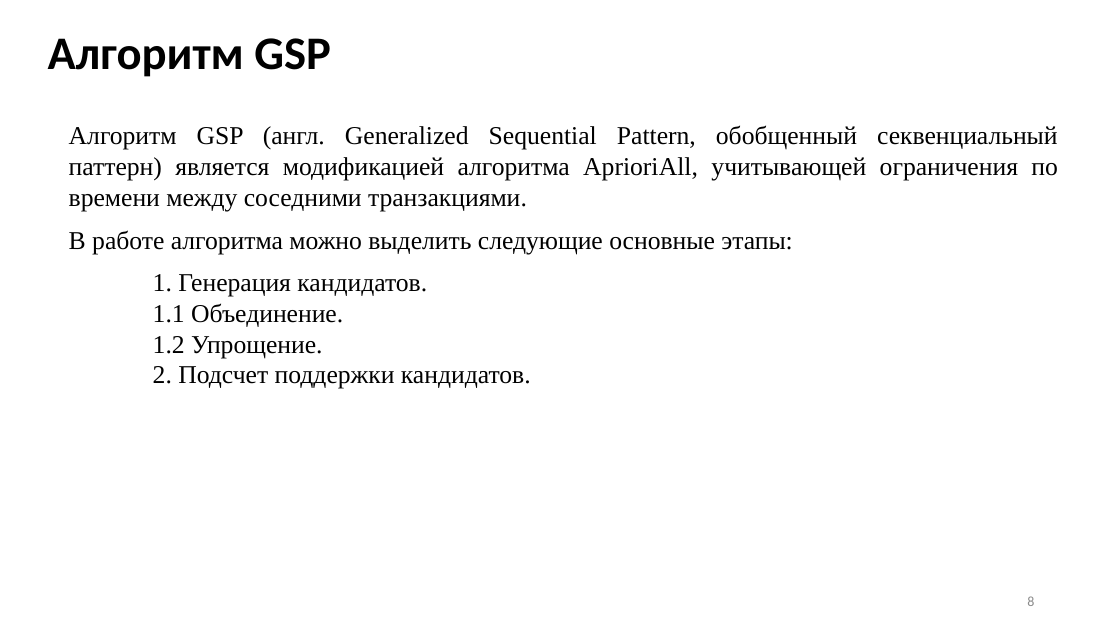
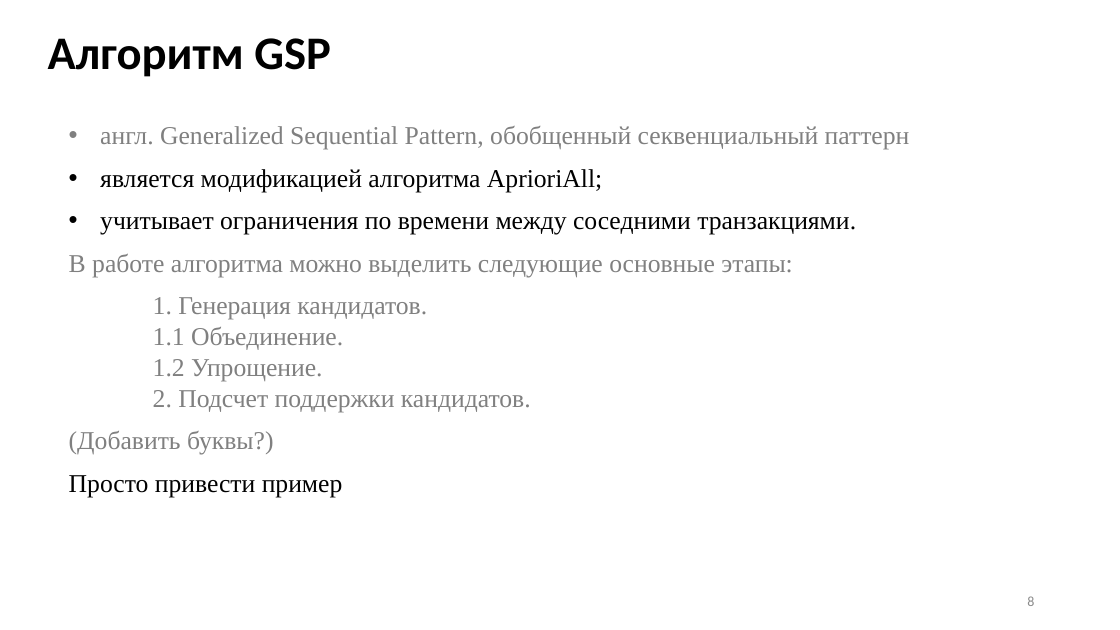
Before and after one commit to Inlucker/7semestr, a slide deck: slide 8 of НИР и ВКР/Презентация/ПронинАС_НИР_презентация.pptx. Drawn at 1120x630 pixels with LibreOffice and Linux fonts; fonts in the diff are those of the drawing. Boxes give left, top, right and bottom in pixels: in the first picture for what was removed or moved away, otherwise in the second. Text is boxed around its words. In the diff, an @@ line names an element or a change of style, - is before the commit and + after.

```diff
--- a/НИР и ВКР/Презентация/ПронинАС_НИР_презентация.pptx
+++ b/НИР и ВКР/Презентация/ПронинАС_НИР_презентация.pptx
@@ text at [100, 126, 910, 235]: text changed @@
-Алгоритм GSP (англ. Generalized Sequential Pattern, обобщенный секвенциальный паттерн) является модификацией алгоритма AprioriAll, учитывающей ограничения по времени между соседними транзакциями.
+• англ. Generalized Sequential Pattern, обобщенный секвенциальный паттерн
+• является модификацией алгоритма AprioriAll;
+• учитывает ограничения по времени между соседними транзакциями.
@@ text at [69, 254, 793, 412]: text colour #000000 to #808080 in "В работе алгоритма можно выделить следующие основные ...", "1. Генерация кандидатов. 1.1 Объединение. 1.2 Упрощение. ..." @@
@@ text at [69, 431, 343, 497]: paragraphs added @@
+(Добавить буквы?)
+Просто привести пример
```
Also in this commit, not shown: 6 other slides changed, 3 slides added, 2 slides removed, 1 other file.
